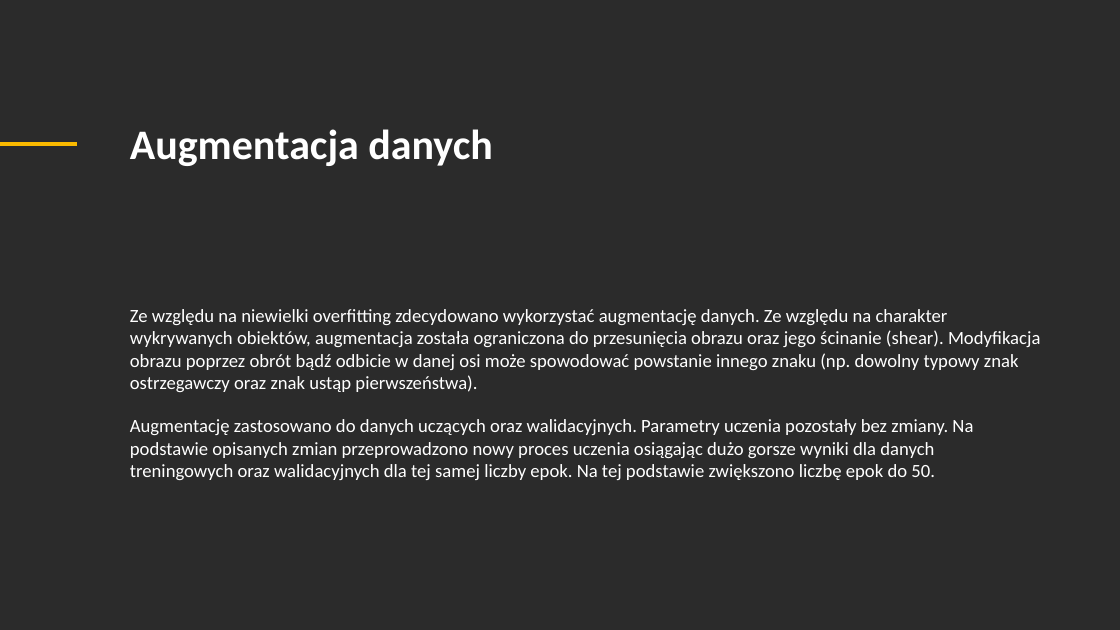
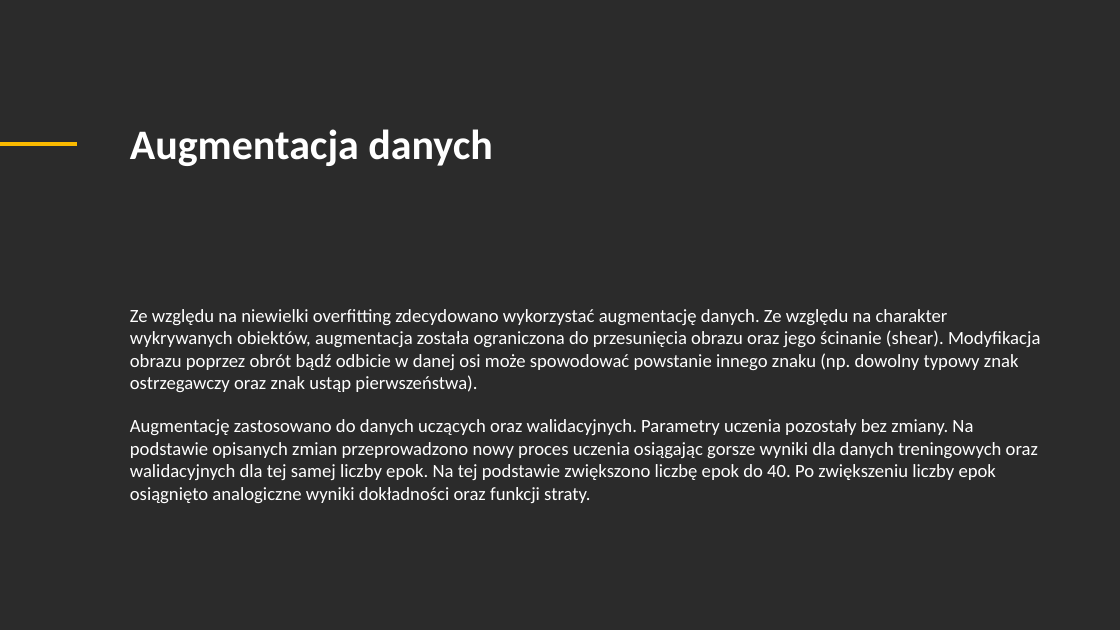
Before and after one commit to kins3i/database_traffic_signs, a slide deck: slide 10 of PUISI_Kowalska_Suchta.pptx. Drawn at 1120x630 pixels with LibreOffice and Linux fonts; fonts in the diff are those of the drawing; background and template pictures are left out; a plain dark background stands for a picture behind light text. Boxes give left, top, right and bottom in pixels: in the first picture for what was removed or moved away, otherwise in the second. Text is boxed around its words. In the diff, an @@ line names an element or a change of style, - is before the commit and + after.

```diff
--- a/PUISI_Kowalska_Suchta.pptx
+++ b/PUISI_Kowalska_Suchta.pptx
@@ text at <box>130,419,1038,503</box>: text changed @@
-Augmentację zastosowano do danych uczących oraz walidacyjnych. Parametry uczenia pozostały bez zmiany. Na podstawie opisanych zmian przeprowadzono nowy proces uczenia osiągając dużo gorsze wyniki dla danych treningowych oraz walidacyjnych dla tej samej liczby epok. Na tej podstawie zwiększono liczbę epok do 50.
+Augmentację zastosowano do danych uczących oraz walidacyjnych. Parametry uczenia pozostały bez zmiany. Na podstawie opisanych zmian przeprowadzono nowy proces uczenia osiągając gorsze wyniki dla danych treningowych oraz walidacyjnych dla tej samej liczby epok. Na tej podstawie zwiększono liczbę epok do 40. Po zwiększeniu liczby epok osiągnięto analogiczne wyniki dokładności oraz funkcji straty.
```
Also in this commit, not shown: 2 other slides changed.
